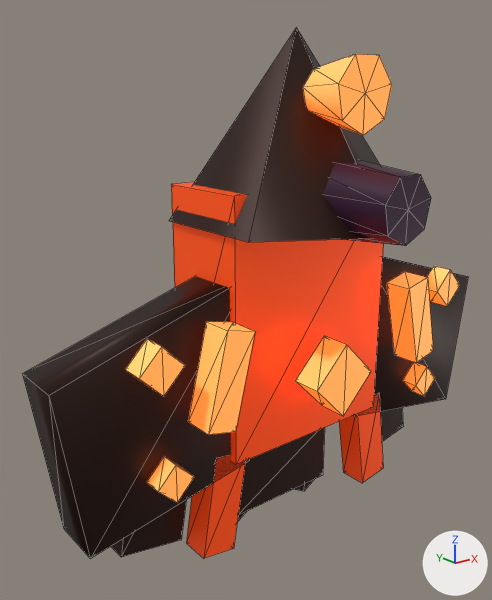
An edit to the glTF model public/models/enemies/enemy-bulwark.glb, drawn before and after from the same camera.
The view is the same before and after, from a camera (50 mm lens) standing at (-1.195, -1.38, 0.595) and looking at (-0.103, -0.015, 0.049). Arrows for +X, +Y and +Z are at lower right; the lights stay in place. The older version comes first. Mesh edges are drawn as thin lines. Where no turn or scale is listed for an object, it has been applied to the vertices.

Objects in the first picture: 'center_heavy_mortar', 'front_plow_armor', 'heavy_hex_core', 'left_lower_ram', 'left_lower_tread_plate', 'left_pressure_vent', 'left_shield_slab', 'left_siege_rivet_front', 'left_siege_rivet_rear', 'mortar_hot_muzzle', 'reactive_armor_lens', 'rear_nozzle_left', 'rear_nozzle_right', 'rear_thrust_block', 'right_lower_ram', 'right_lower_tread_plate', 'right_pressure_vent', 'right_shield_slab', 'right_siege_rivet_front', 'right_siege_rivet_rear'.
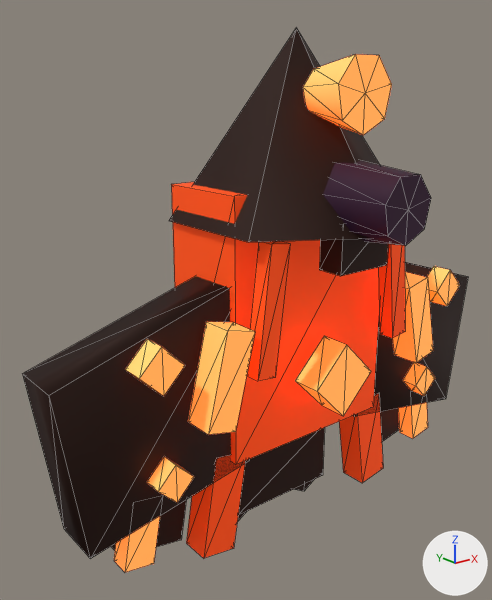
Changed parts and their boxes (x1, y1, x2, y2) in the pictures (492 x 600 px):
'heavy_hex_core', surface changed
    both: (180, 182, 379, 456)
'left_upper_armor_seam', added
    after: (247, 241, 290, 381)
'reactive_armor_lens', surface changed
    both: (298, 336, 371, 392)
'right_pressure_vent', surface changed
    both: (393, 272, 433, 362)
'right_upper_armor_seam', added
    after: (378, 244, 405, 338)
'mortar_breach_block', added
    after: (319, 224, 388, 276)
'left_track_lock', added (orange)
    after: (114, 516, 160, 572)
'right_track_lock', added (orange)
    after: (398, 403, 428, 438)
'right_lower_tread_plate', surface changed
    both: (380, 408, 399, 438)

Edits to the bpy script that builds the scene:
```text
Change mat_material_0:
    mat_material_0.roughness: 0.5 -> 0.72
Change mat_material_1:
    mat_material_1.roughness: 0.5 -> 0.72
Change mat_material_3:
    mat_material_3.roughness: 0.5 -> 0.72
Add me_mesh_24:
    me_mesh_24.from_pydata(...)  # a box spanning x -0.08..0.08, y -0.035..0.035, z -0.06..0.06
    me_mesh_24.materials.append(mat_material_1)  # black #2b160f
Add me_mesh_23:
    me_mesh_23.from_pydata([(0.023, -0.028, 0.096), (0.023, 0.028, 0.096), (0.055, -0.028, -0.081), (0.055, 0.028, -0.081), (-0.055, 0.028, 0.081), (-0.055, -0.028, 0.081), (-0.023, 0.028, -0.096), (-0.023, -0.028, -0.096)], [], [(0, 2, 1), (2, 3, 1), (4, 6, 5), (6, 7, 5), (4, 5, 1), (5, 0, 1), (7, 6, 2), (6, 3, 2), (5, 7, 0), (7, 2, 0), (1, 3, 4), (3, 6, 4)])
    me_mesh_23.materials.append(mat_material_3)  # orange #ffcf7a, glowing orange #ff5c14
Add me_mesh_22:
    me_mesh_22.from_pydata([(0.055, -0.028, 0.081), (0.055, 0.028, 0.081), (0.023, -0.028, -0.096), (0.023, 0.028, -0.096), (-0.023, 0.028, 0.096), (-0.023, -0.028, 0.096), (-0.055, 0.028, -0.081), (-0.055, -0.028, -0.081)], [], [(0, 2, 1), (2, 3, 1), (4, 6, 5), (6, 7, 5), (4, 5, 1), (5, 0, 1), (7, 6, 2), (6, 3, 2), (5, 7, 0), (7, 2, 0), (1, 3, 4), (3, 6, 4)])
    me_mesh_22.materials.append(mat_material_3)  # orange #ffcf7a, glowing orange #ff5c14
Add me_mesh_21:
    me_mesh_21.from_pydata([(0.008, -0.022, 0.162), (0.008, 0.022, 0.162), (0.046, -0.022, -0.156), (0.046, 0.022, -0.156), (-0.046, 0.022, 0.156), (-0.046, -0.022, 0.156), (-0.008, 0.022, -0.162), (-0.008, -0.022, -0.162)], [], [(0, 2, 1), (2, 3, 1), (4, 6, 5), (6, 7, 5), (4, 5, 1), (5, 0, 1), (7, 6, 2), (6, 3, 2), (5, 7, 0), (7, 2, 0), (1, 3, 4), (3, 6, 4)])
    me_mesh_21.materials.append(mat_material_0)  # orange #ff5c14, glowing red #8f2107
Add me_mesh_20:
    me_mesh_20.from_pydata([(0.046, -0.022, 0.156), (0.046, 0.022, 0.156), (0.008, -0.022, -0.162), (0.008, 0.022, -0.162), (-0.008, 0.022, 0.162), (-0.008, -0.022, 0.162), (-0.046, 0.022, -0.156), (-0.046, -0.022, -0.156)], [], [(0, 2, 1), (2, 3, 1), (4, 6, 5), (6, 7, 5), (4, 5, 1), (5, 0, 1), (7, 6, 2), (6, 3, 2), (5, 7, 0), (7, 2, 0), (1, 3, 4), (3, 6, 4)])
    me_mesh_20.materials.append(mat_material_0)  # orange #ff5c14, glowing red #8f2107
Add ob_mortar_breach_block:
    ob_mortar_breach_block = bpy.data.objects.new('mortar_breach_block', me_mesh_24)
    ob_mortar_breach_block.location = (0.0, -0.3, 0.24)
Add ob_right_track_lock:
    ob_right_track_lock = bpy.data.objects.new('right_track_lock', me_mesh_23)
    ob_right_track_lock.location = (0.52, -0.12, -0.42)
Add ob_left_track_lock:
    ob_left_track_lock = bpy.data.objects.new('left_track_lock', me_mesh_22)
    ob_left_track_lock.location = (-0.52, -0.12, -0.42)
Add ob_right_upper_armor_seam:
    ob_right_upper_armor_seam = bpy.data.objects.new('right_upper_armor_seam', me_mesh_21)
    ob_right_upper_armor_seam.location = (0.22, -0.24, 0.1)
Add ob_left_upper_armor_seam:
    ob_left_upper_armor_seam = bpy.data.objects.new('left_upper_armor_seam', me_mesh_20)
    ob_left_upper_armor_seam.location = (-0.22, -0.24, 0.1)
```
